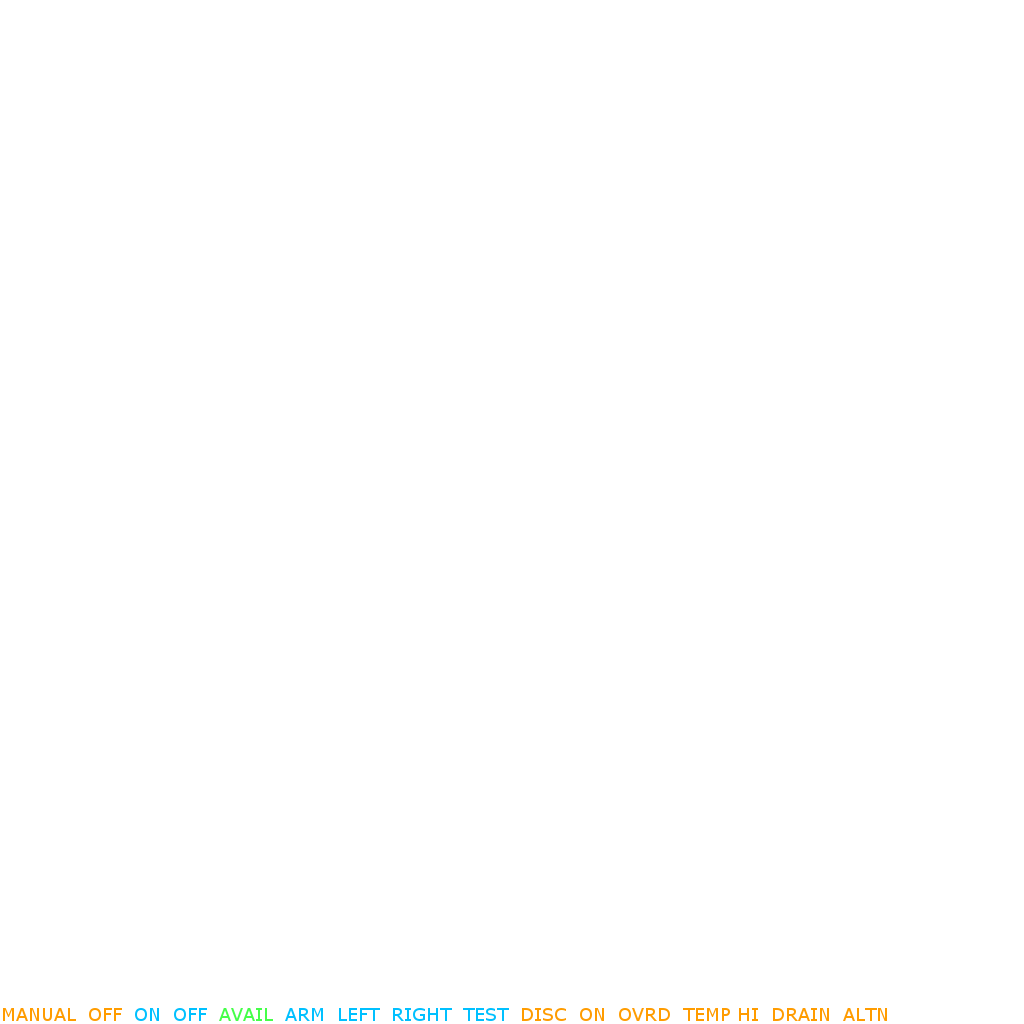
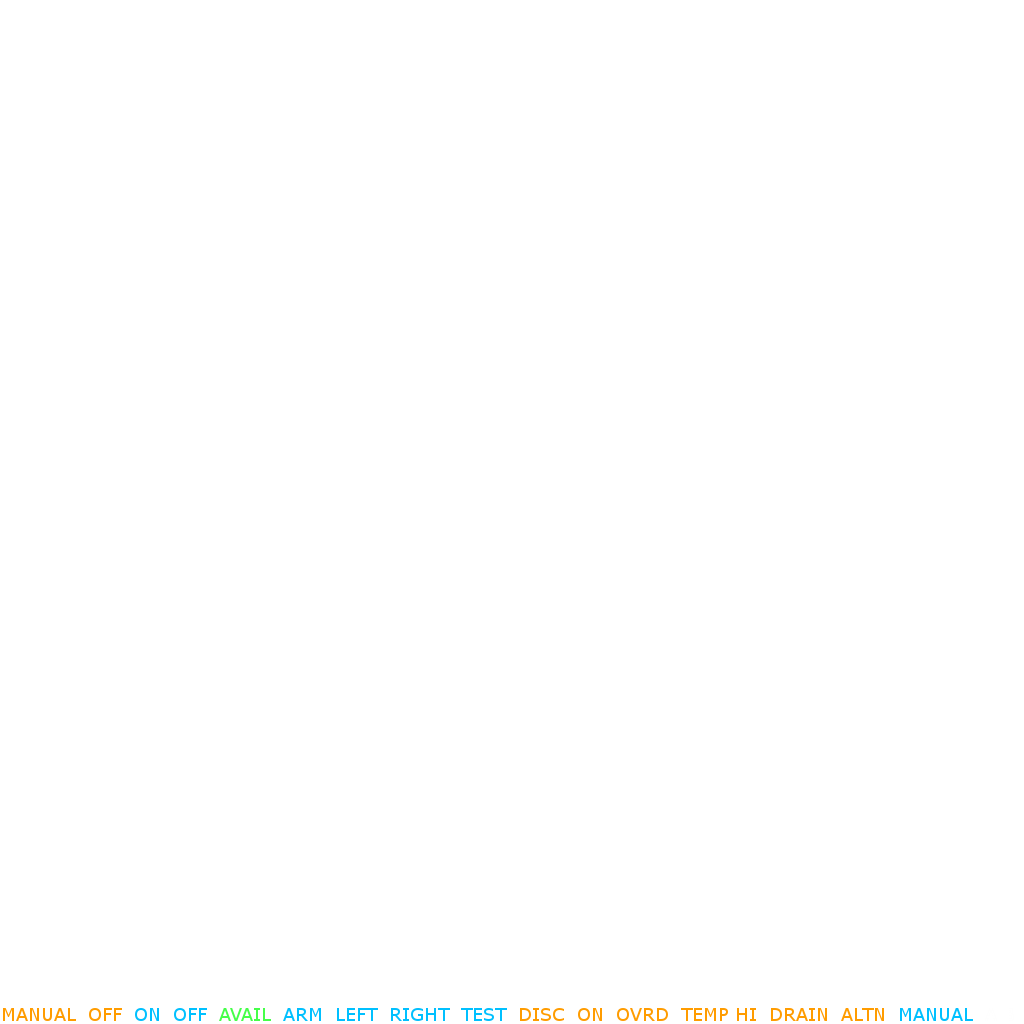
The second 1024 x 1024 image is a revision of the first. Changes to its layers:
painted on "MANUAL OFF ON OFF AVAIL A..." over 230, 1008, 973, 1021
